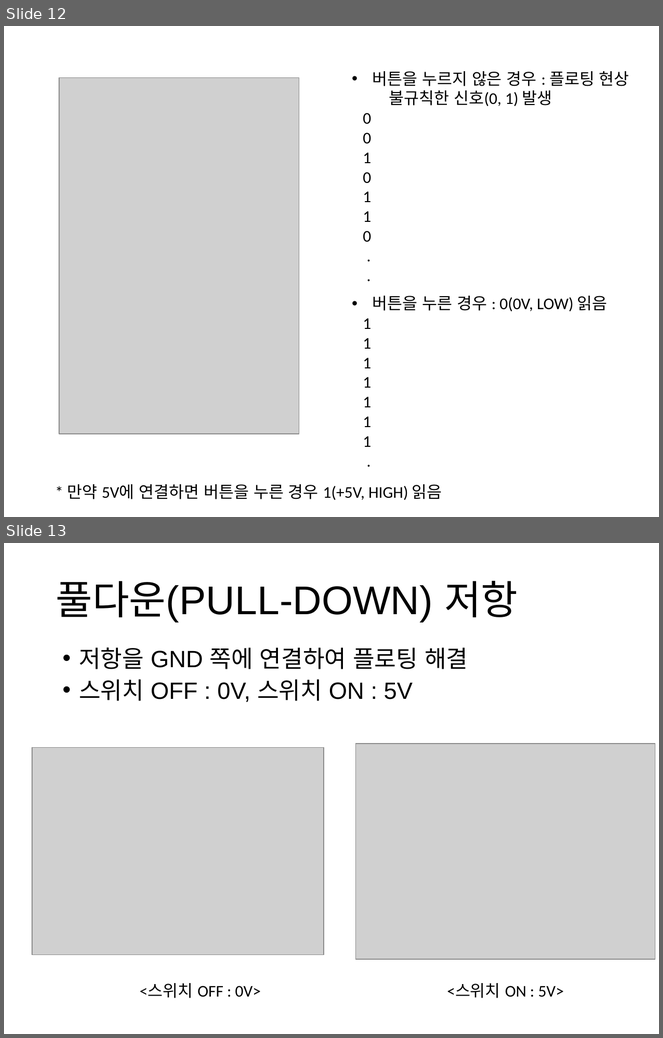
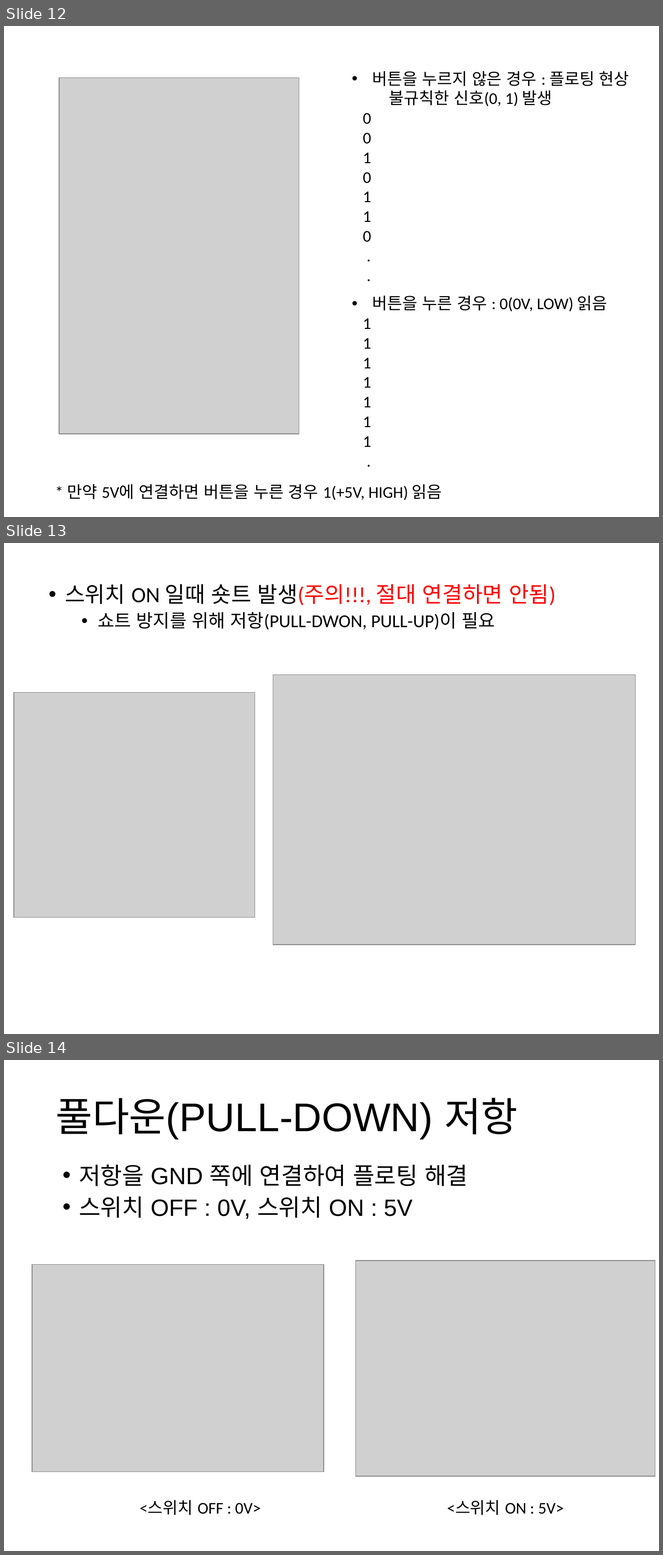
Before and after one commit to iot2019/Week04, a slide deck: Week04.pptx. Shown one above the other, each under a label of ours: slides 12 and 13 before the commit, slides 12, 13 and 14 after it. The pictures are 663x1038 and 663x1555 pixels, drawn with LibreOffice and Linux fonts; fonts in the diff are those of the drawing; grey boxes stand for pictures. Boxes give left, top, right and bottom in pixels: in the first picture for what was removed or moved away, otherwise in the second. Text is boxed around its words. In the diff, an @@ line names an element or a change of style, - is before the commit and + after.

Commit message:
스위치 숏트 회로 추가

```diff
--- a/Week04.pptx
+++ b/Week04.pptx
@@ slide 13 added at (4,543,659,1034), background #FFFFFF @@
@@ text added at (65,584,556,630), 20 pt, text #000000 @@
+  • 스위치 ON 일때 숏트 발생(주의!!!, 절대 연결하면 안됨)
+    • 쇼트 방지를 위해 저항(PULL-DWON, PULL-UP)이 필요
@@ picture added at (273,675,636,944) @@
@@ picture added at (14,692,255,918) @@
@@ what was slide 13 is now slide 14 @@
```
Also in this commit, not shown: 1 other slide added, 1 slide removed.
